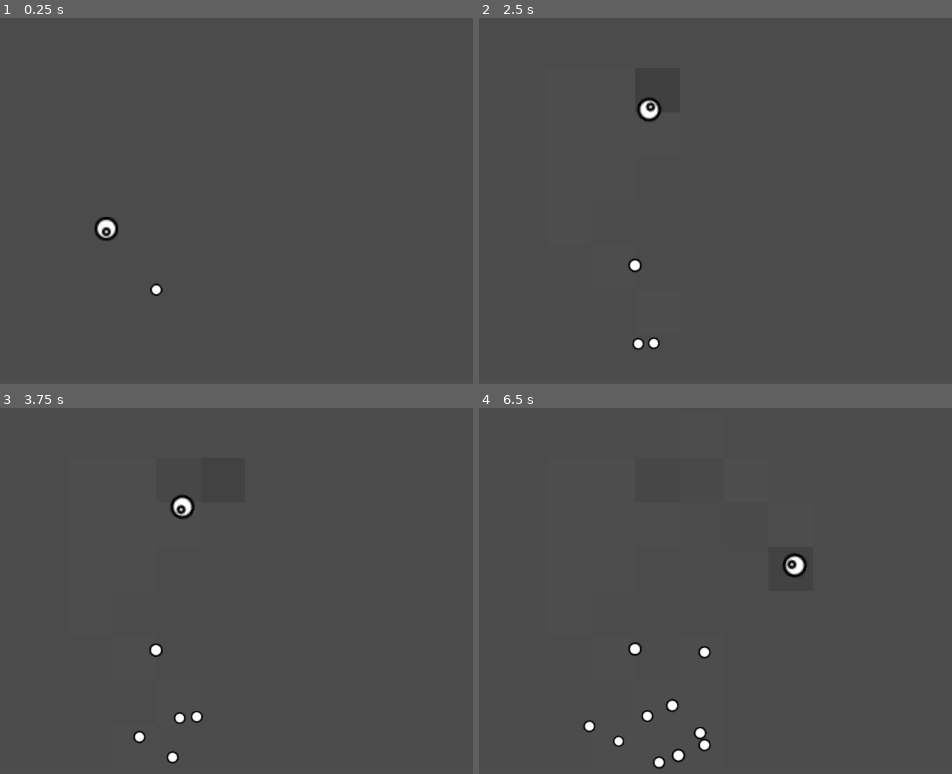
Above: before the commit, frames 1-4 (two rows, left to right).
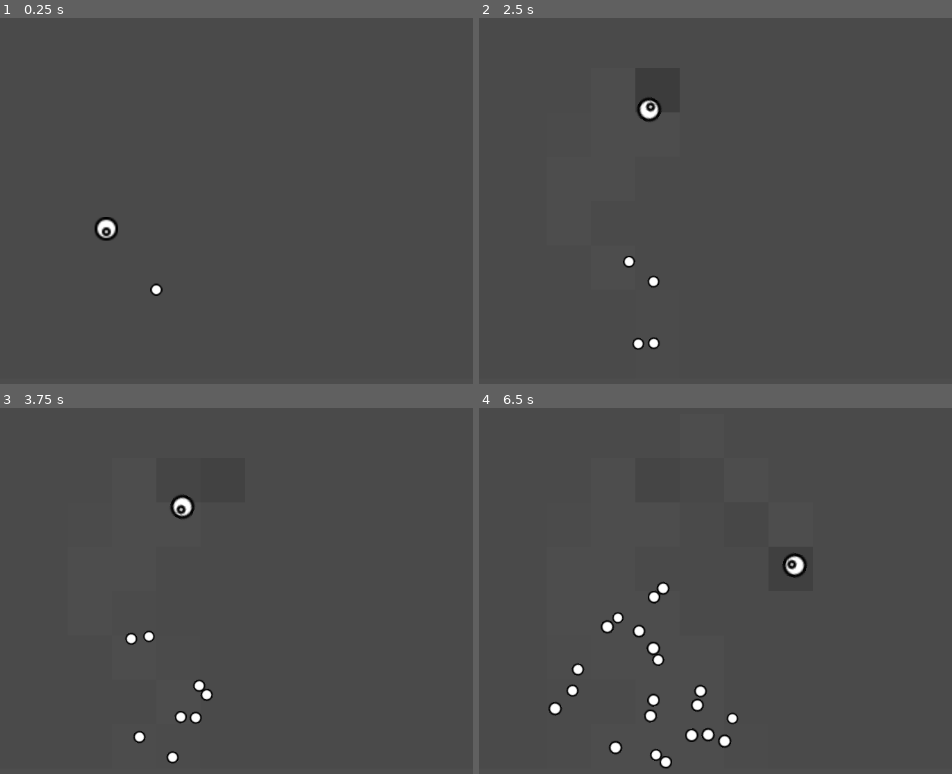
Above: after the commit, the same moments.

Repository: hevesg/bacteria
Game: Godot game, scene res://scenes/game/game.tscn
The game is run twice, just before and just after one commit, with the same random seed, the same clock (stepped at 60 frames per second) and the same inputs.
Inputs:
- Up to frame 1 (0.25 s): no input
- Up to frame 2 (2.5 s): tap Enter at 0.5 s
- Up to frame 3 (3.75 s): no input
- Up to frame 4 (6.5 s): no input

The runs differ from the first frame. In frame 2, 0.2% of the frame differs, in the area x 30-39%, y 65-74%; in frame 3, 0.4%; in frame 4, 2.0%, in the area x 14-55%, y 47-99%.

Commit message:
refactor globals and particle

Diff:
--- a/project.godot
+++ b/project.godot
@@ -17,7 +17,7 @@
 
 [autoload]
 
-Globals="*res://globals.gd"
+Globals="*res://scenes/globals.gd"
 
 [rendering]
 
--- a/scenes/game/game.tscn
+++ b/scenes/game/game.tscn
@@ -9,7 +9,7 @@
 [node name="PetriDish" parent="." instance=ExtResource("2_7h61r")]
 position = Vector2(576, 320)
 size = Vector2i(18, 10)
-initial_energy_per_area = 20000
+initial_energy_per_area = 30000
 
 [node name="Herbivore" parent="." instance=ExtResource("1_sul5r")]
 position = Vector2(312, 424)
--- a/scenes/particle/particle.tscn
+++ /dev/null
@@ -1,17 +0,0 @@
-[gd_scene load_steps=4 format=3 uid="uid://cxb44o3mcufg7"]
-
-[ext_resource type="Script" uid="uid://bl4gb5krhg84t" path="res://scenes/particle/particle.gd" id="1_devjn"]
-[ext_resource type="Texture2D" uid="uid://h4wu4b3kf8jr" path="res://assets/particle.svg" id="1_q38nx"]
-
-[sub_resource type="CircleShape2D" id="CircleShape2D_q38nx"]
-radius = 8.0
-
-[node name="Particle" type="RigidBody2D"]
-gravity_scale = 0.0
-script = ExtResource("1_devjn")
-
-[node name="Sprite" type="Sprite2D" parent="."]
-texture = ExtResource("1_q38nx")
-
-[node name="Collision" type="CollisionShape2D" parent="."]
-shape = SubResource("CircleShape2D_q38nx")
Renamed: globals.gd -> scenes/globals.gd
Renamed: globals.gd.uid -> scenes/globals.gd.uid
Renamed: scenes/particle/particle.gd -> scenes/particle.gd
Renamed: scenes/particle/particle.gd.uid -> scenes/particle.gd.uid
